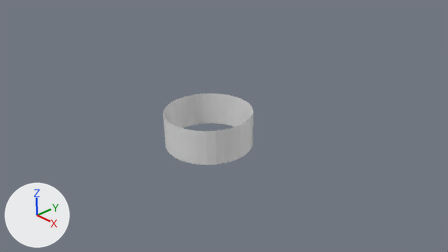
Before and after pictures for a commit that changed the Blender file Assets/Models/spiralWalls.blend.
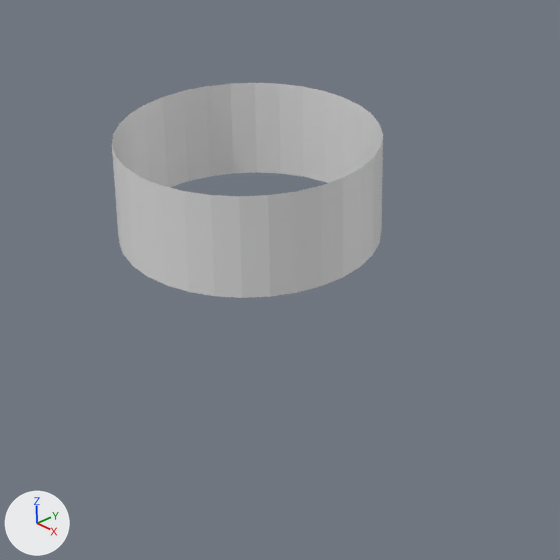
Old and new are each drawn from the file's camera 'Camera' and again close up on the part from 28% to 70% of the width and 26% to 100% of the height. Every picture has the same lights, and +X, +Y and +Z are marked at lower left.

Script lines for the objects in view, before the commit:
```python
me_circle_001 = bpy.data.meshes.new('Circle.001')
me_circle_001.from_pydata(...)  # 64 vertices, 32 faces; spans x -1.0..1.0, y -1.0..1.0, z 0.0..0.8
ob_circle_001 = bpy.data.objects.new('Circle.001', me_circle_001)
ob_circle_001.location = (0.0, 0.0, 0.0)
```
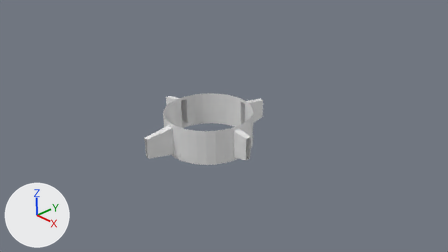
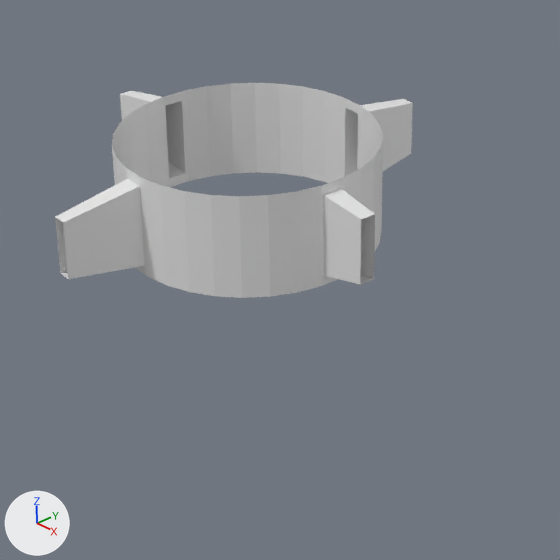
Boxes [x1, y1, x2, y2] around the edits, measured in the close-ups (560 x 560 px):
'Circle.001', reshaped (32% wider)
    before: [112, 83, 383, 298]
    after: [55, 83, 413, 298]
part 1 of me_circle_001, built on
    before: [126, 91, 360, 286]
    after: [55, 91, 413, 286]

Diff of the bpy script that builds the scene:
```diff
--- a/Assets/Models/spiralWalls.blend.py
+++ b/Assets/Models/spiralWalls.blend.py
@@ me_circle_001 @@
 # used by ob_circle_001; location = (0.0, 0.0, 0.0)
-me_circle_001.from_pydata(...)  # 64 vertices, 32 faces; spans x -1.0..1.0, y -1.0..1.0, z 0.0..0.8
+me_circle_001.from_pydata(...)  # 96 vertices, 60 faces; spans x -1.63..1.34, y -1.6..1.61, z 0.0..0.8
+# me_circle_001 part 1
+# 4 faces are deleted
+# 18 vertices are added at x -1.63..1.34, y -1.6..1.61, z 0.08..0.66
+# 8 new vertices lie (0.0, 0.0, 0.64) away from vertices in x -1.0..1.0, y -1.0..1.0, z 0.08
+# 6 new vertices lie (0.0, 0.0, 0.44) away from vertices in x -1.63..0.18, y -1.6..1.61, z 0.18
+# 32 new faces join them
```
